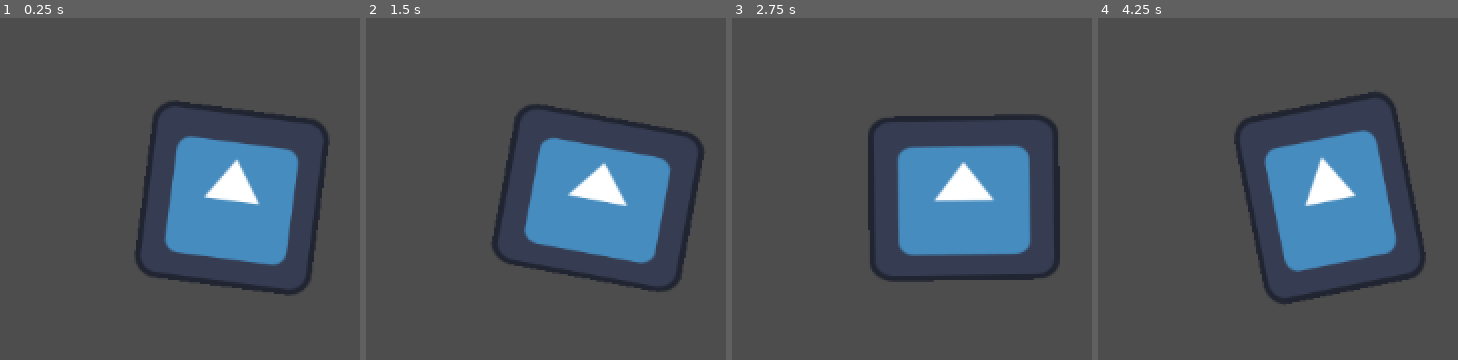
Above: before the commit, frames 1-4 (left to right).
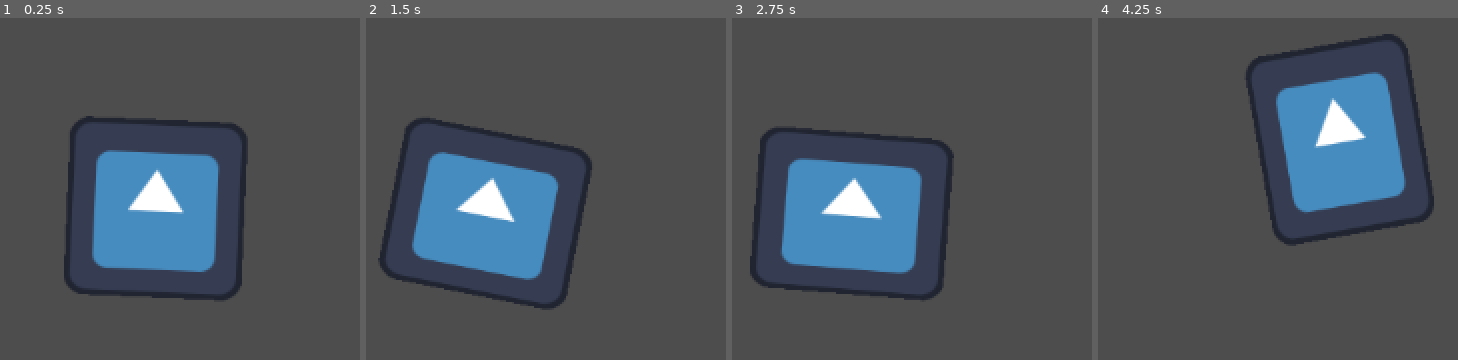
Above: after the commit, the same moments.

Repository: Snakatakka/Sheeple-Pleaser
Game: Godot game, scene res://test.tscn
Same seed, same stepped clock (60 frames per second), same inputs: the game is played once before the commit and once after it. The engine's default icon, where the game draws it, is replaced by a stand-in: a white triangle on a blue panel in a dark square.
Inputs (mouse positions are in pixels of both pictures, inside the frame that each line leads up to):
- Up to frame 1 (0.25 s): no input
- Up to frame 2 (1.5 s): tap Enter at 0.5 s; move the mouse to (outside the picture) at 0.52 s; hold Right 0.53-1.28 s; tap Alt at 0.6 s; click (outside the picture) at 0.67 s; move the mouse to (outside the picture) at 1.27 s; hold Down from 1.28 s (still down); tap Shift at 1.35 s
- Up to frame 3 (2.75 s): tap Space at 2 s; move the mouse to (outside the picture) at 2.02 s; release Down at 2.03 s; hold Right from 2.03 s (still down); tap Alt at 2.1 s
- Up to frame 4 (4.25 s): move the mouse to (outside the picture) at 2.77 s; release Right at 2.78 s; hold Up 2.78-3.53 s; tap Shift at 2.85 s; click (outside the picture) at 2.92 s; move the mouse to (outside the picture) at 3.52 s; hold Left from 3.53 s (still down); tap Alt at 3.6 s

The runs differ from the first frame. In frame 1, 21% of the frame differs, in the area x 17-92%, y 23-83%; in frame 2, 26%; in frame 3, 26%, in the area x 5-92%, y 28-83%; in frame 4, 19%.

Commit message:
add ability for sheep to walk while in 'WANDER' state.

Diff:
--- a/Autoloads/Events/Events.gd
+++ b/Autoloads/Events/Events.gd
@@ -2,3 +2,5 @@
 
 signal day_changed
 signal time_changed(time)
+
+signal sheep_interacted(sheep)
--- a/Autoloads/Math/Math.gd
+++ b/Autoloads/Math/Math.gd
@@ -5,18 +5,18 @@
 	return rad_to_deg(sin(angle))
 
 ## Returns a random float between two specified values.
-func _random_float(minimum : float = 0.0, maximum : float = 1.0, seed : int = Time.get_unix_time_from_system()) -> Variant:
+func _random_float(minimum : float = 0.0, maximum : float = 1.0, rng_seed : float = Time.get_unix_time_from_system()) -> Variant:
 	var rng : RandomNumberGenerator = RandomNumberGenerator.new()
-	rng.seed = seed
+	rng.seed = hash(rng_seed)
 	var generated_number : float = 0.0
 	generated_number = rng.randf_range(minimum, maximum)
 
 	return generated_number
 
 ## Returns a random int between two specified values.
-func _random_int(minimum : int = 0, maximum : int = 1, seed : int = Time.get_unix_time_from_system()) -> Variant:
+func _random_int(minimum : int = 0, maximum : int = 1, rng_seed : float = Time.get_unix_time_from_system()) -> Variant:
 	var rng : RandomNumberGenerator = RandomNumberGenerator.new()
-	rng.seed = seed
+	rng.seed = hash(rng_seed)
 	var generated_number : int = 0
 	generated_number = rng.randi_range(minimum, maximum)
 
--- a/Scenes/Sheep/Sheep.gd
+++ b/Scenes/Sheep/Sheep.gd
@@ -13,32 +13,66 @@
 }
 
 enum State {
-	ACTIVE,
+	WANDER,
+	SEARCH,
 	ASLEEP,
 	DEAD
 }
 
-# Default values for sheep, will change when initiated.
+@onready var movement_cooldown : Timer = $MovementCooldown
+
+# These are things that WON'T change about the sheep during its lifespan.
 var sheep_name : String = "Dolly"
 var current_sex : int = Sex.INTERSEX
+
+# These are things that WILL change about the sheep during its lifespan.
+var current_state : int = State.WANDER
 var current_life_stage : int = LifeStage.CHILD
-var age : int = 0
+var current_age : int = 0
 var can_breed : bool = false
-var wool_color : Color = Color.WHITE
+
+# Handles movement.
+const MAX_MOVE_DISTANCE : float = 100.0
+const MIN_MOVE_DISTANCE : float = 20.0
+var movement_target : Vector2 = Vector2(0, 0)
+var moving : bool = false
+var can_move : bool = true
 
 # Called when the node enters the scene tree for the first time.
 func _ready() -> void:
+	print(Time.get_unix_time_from_system())
 	Events.day_changed.connect(_age_up)
 
 # Called every frame. 'delta' is the elapsed time since the previous frame.
 func _process(delta: float) -> void:
-	pass
+	match current_state:
+		State.WANDER:
+			if (can_move) && (!moving):
+				var delta_x = Math._random_float((position.x - MAX_MOVE_DISTANCE), (position.x + MAX_MOVE_DISTANCE))
+				var delta_y = Math._random_float((position.y - MAX_MOVE_DISTANCE), (position.y + MAX_MOVE_DISTANCE))
+				_move(Vector2(delta_x, delta_y), 250.0)
+			return
+
+func _move(target : Vector2, speed : float) -> void:
+	var tween = create_tween()
+	moving = true
+	var absolute_x = abs(position.x - abs(target.x))
+	var absolute_y = abs(position.y - abs(target.y))
+	var speed_value : float = (absolute_x + absolute_y) / speed
+	print(speed_value)
+	tween.tween_property(self, "position", target, speed_value)
+	await tween.finished
+	print("moved to " + str(position))
+	moving = false
+	can_move = false
+	movement_cooldown.start(Math._random_float(1.0, 5.0))
 
 func _change_life_stage(life_stage : int) -> void:
 	current_life_stage = life_stage
 
 func _age_up() -> void:
-	age += 1
+	current_age += 1
+	_evaluate_age(current_age)
 
 func _evaluate_age(age) -> void:
 	match age:
@@ -58,3 +92,7 @@
 
 	if roll < age:
 		_change_life_stage(LifeStage.DEAD)
+
+
+func _on_movement_cooldown_timeout() -> void:
+	can_move = true
--- a/Scenes/Sheep/Sheep.tscn
+++ b/Scenes/Sheep/Sheep.tscn
@@ -3,6 +3,7 @@
 [ext_resource type="Script" uid="uid://c5irk2dhuuywl" path="res://Scenes/Sheep/Sheep.gd" id="1_d3qlm"]
 [ext_resource type="Script" uid="uid://c7p0urnymmfiw" path="res://Scenes/Sheep/Sprite.gd" id="2_l8prm"]
 [ext_resource type="Texture2D" uid="uid://dhwmh6w2qxec7" path="res://Assets/Visual/Miscellaneous/icon.svg" id="3_ogxwu"]
+[ext_resource type="Script" uid="uid://ca17p3o4mok37" path="res://Scenes/Sheep/hitbox.gd" id="4_15its"]
 
 [node name="Sheep" type="Node2D" unique_id=457419525]
 script = ExtResource("1_d3qlm")
@@ -26,4 +27,15 @@
 
 [node name="AudioStream" type="AudioStreamPlayer2D" parent="." unique_id=1711412572]
 
-[node name="SpawnTimer" type="Timer" parent="." unique_id=1670532312]
+[node name="MovementCooldown" type="Timer" parent="." unique_id=1982651739]
+
+[node name="Hitbox" type="Button" parent="." unique_id=1072392513]
+modulate = Color(1, 1, 1, 0)
+offset_left = -64.0
+offset_top = -64.0
+offset_right = 64.0
+offset_bottom = 64.0
+script = ExtResource("4_15its")
+
+[connection signal="timeout" from="MovementCooldown" to="." method="_on_movement_cooldown_timeout"]
+[connection signal="pressed" from="Hitbox" to="Hitbox" method="_on_pressed"]
--- /dev/null
+++ b/Scenes/Sheep/hitbox.gd
@@ -0,0 +1,6 @@
+extends Button
+
+
+
+func _on_pressed() -> void:
+	Events.emit_signal("sheep_interacted", [self])
--- a/test.tscn
+++ b/test.tscn
@@ -1,9 +1,9 @@
 [gd_scene format=3 uid="uid://dr0r8wtcjytkg"]
 
-[ext_resource type="PackedScene" uid="uid://1gx78t3s5lgx" path="res://node_2d.tscn" id="1_37kl0"]
+[ext_resource type="PackedScene" uid="uid://dsrters4nheus" path="res://Scenes/Sheep/Sheep.tscn" id="1_37kl0"]
 
 [node name="test" type="Node2D" unique_id=1744826940]
 
-[node name="Node2D" parent="." unique_id=690123001 instance=ExtResource("1_37kl0")]
+[node name="Camera2D" type="Camera2D" parent="." unique_id=815979797]
 
-[node name="Camera2D" type="Camera2D" parent="." unique_id=815979797]
+[node name="Sheep" parent="." unique_id=457419525 instance=ExtResource("1_37kl0")]
Not shown, added: Scenes/Sheep/hitbox.gd.uid
